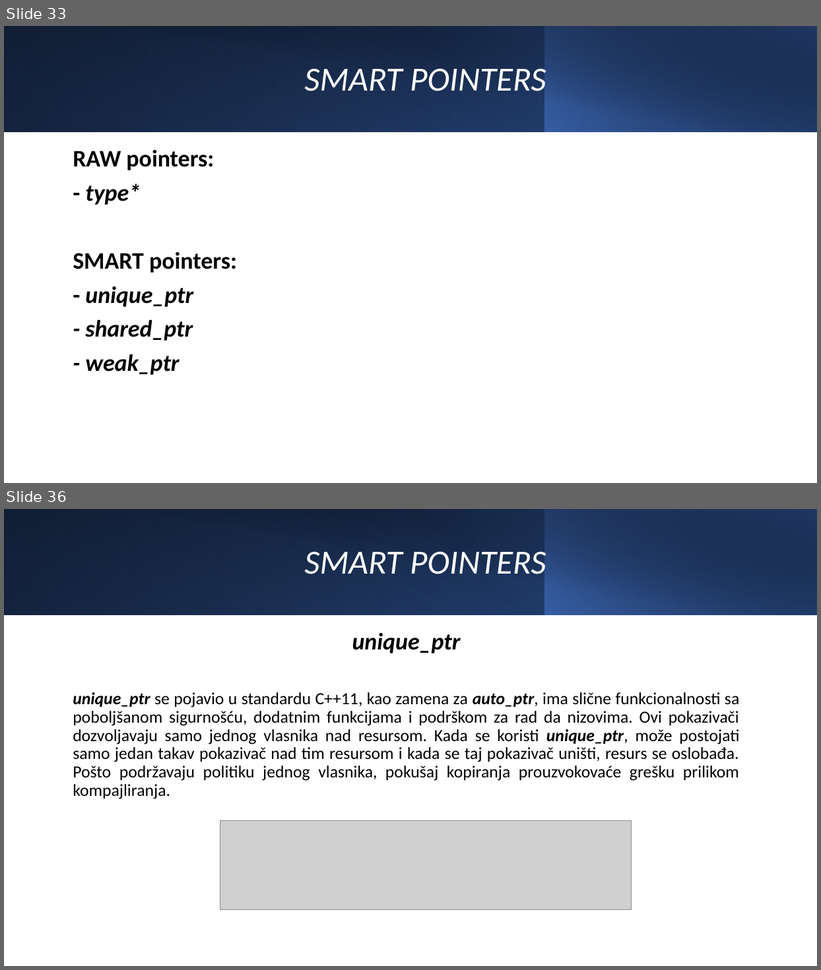
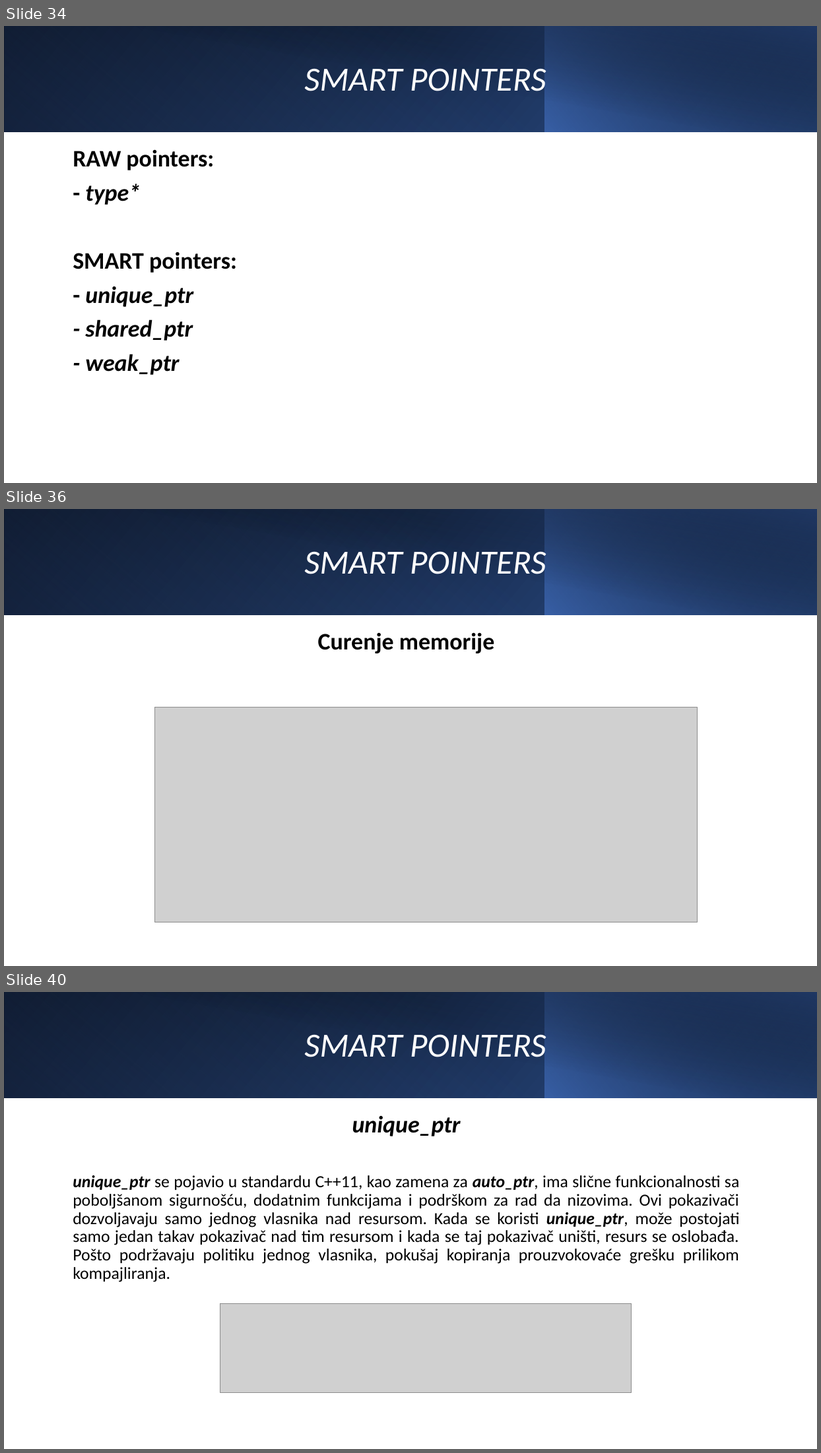
Before and after one commit to grujevmilan/NSI_projekat, a slide deck: NSI - C++.pptx. Shown one above the other, each under a label of ours: slides 33 and 36 before the commit, slides 34, 36 and 40 after it; the slides between them are not shown. The pictures are 821x970 and 821x1453 pixels, drawn with LibreOffice and Linux fonts; fonts in the diff are those of the drawing; grey boxes stand for pictures. Boxes give left, top, right and bottom in pixels: in the first picture for what was removed or moved away, otherwise in the second. Text is boxed around its words. In the diff, an @@ line names an element or a change of style, - is before the commit and + after.

```diff
--- a/NSI - C++.pptx
+++ b/NSI - C++.pptx
@@ slide 36 added at (4,509,817,966), background #FFFFFF @@
@@ rectangle added at (4,509,817,615), fill gradient #000000 to #2F5597 @@
@@ rectangle added at (4,509,546,615), fill gradient #4472C4 to #203864 @@
@@ rectangle added at (34,509,817,616), fill gradient #000000 to #203864 @@
@@ rectangle added at (545,509,817,615), fill gradient #4472C4 to #000000 @@
@@ title added at (304,551,546,582), 40 pt, text #FFFFFF, italic @@
+SMART POINTERS
@@ text added at (318,632,495,654), 28 pt, text #000000, bold @@
+Curenje memorije
@@ picture added at (154,707,698,923) @@
@@ what was slide 33 is now slide 34 @@
@@ what was slide 36 is now slide 40 @@
```
Also in this commit, not shown: 6 other slides added.
